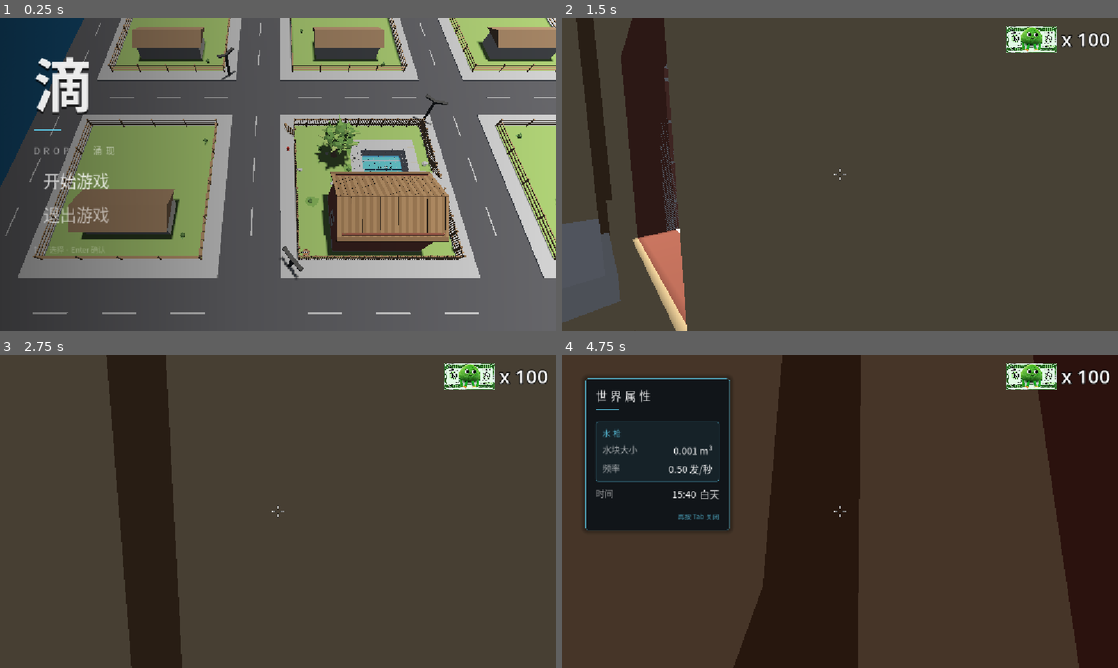
Above: before the commit, frames 1-4 (two rows, left to right).
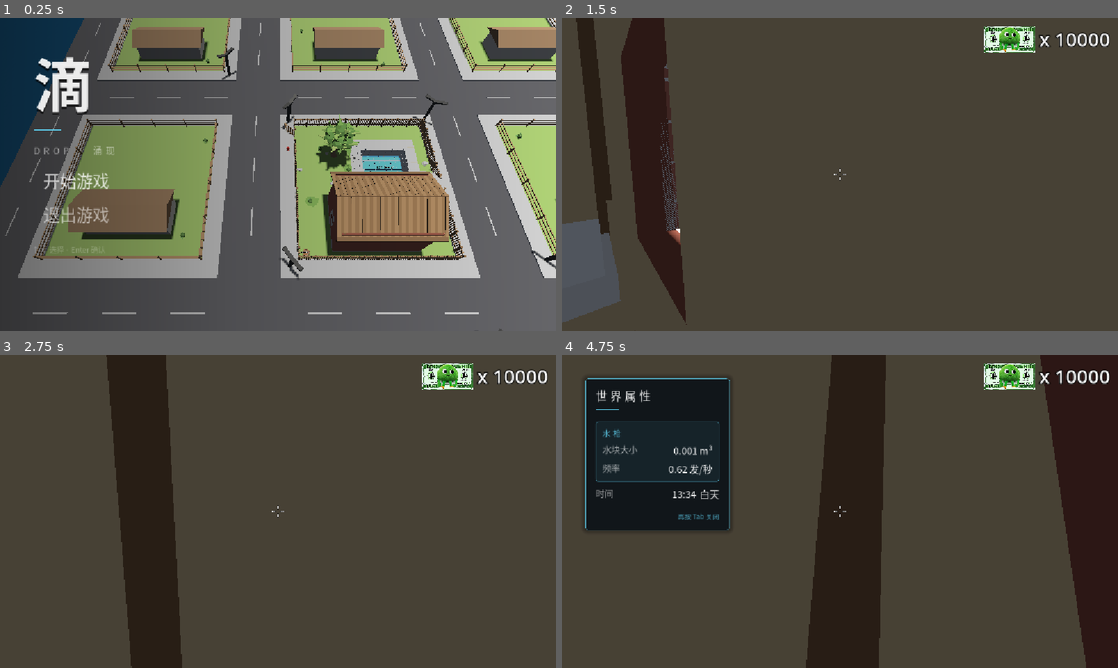
Above: after the commit, the same moments.

Repository: mife-user/drop
Game: Godot game, scene res://scenes/main.tscn
Two runs of this game, one before a commit and one after it. Both use one fixed random seed, a clock stepped at 60 frames per second and the inputs below.
Inputs (mouse positions are in pixels of both pictures, inside the frame that each line leads up to):
- Up to frame 1 (0.25 s): no input
- Up to frame 2 (1.5 s): click "开始游戏" at 0.5 s; tap Enter at 1.25 s; move the mouse to (867, 174) at 1.27 s; hold W (move_forward) from 1.28 s (still down); click (867, 174) at 1.35 s
- Up to frame 3 (2.75 s): keep holding W (move_forward); tap Space (jump) at 1.52, 2.27 s; move the mouse to (250, 511) at 2.02 s; click (250, 511) at 2.1 s
- Up to frame 4 (4.75 s): keep holding W (move_forward); move the mouse to (851, 505) at 2.77 s; tap E (interact) at 2.85 s; click (851, 505) at 3.05 s; move the mouse to (834, 517) at 3.52 s; tap Tab (stats) at 3.6 s; tap Space (jump) at 3.77, 4.52 s; click (834, 517) at 3.8 s; move the mouse to (878, 514) at 4.27 s; tap M at 4.35 s; click (878, 514) at 4.55 s

The runs differ from the first frame. In frame 1, 1.1% of the frame differs, in the area x 6-100%, y 0-100%; in frame 2, 2.9%; in frame 3, 1.2%; in frame 4, 16%, in the area x 20-95%, y 0-100%.

Commit message:
feat:更新手臂和水枪随视角搬动，调整各项数值

Diff:
--- a/scenes/main.tscn
+++ b/scenes/main.tscn
@@ -31,8 +31,8 @@
 [ext_resource type="PackedScene" path="res://scenes/交互模板/交互准星.tscn" id="28_cross"]
 [ext_resource type="PackedScene" path="res://scenes/界面/世界属性面板.tscn" id="29_stats"]
 [ext_resource type="PackedScene" path="res://scenes/道具商店.tscn" id="30_item_shop"]
-
 [ext_resource type="PackedScene" path="res://scenes/手持道具.tscn" id="31_held_item"]
+[ext_resource type="Script" uid="uid://cc4aqsnv2nusu" path="res://scripts/人物/手臂俯仰.gd" id="32_armpitch"]
 
 [sub_resource type="BoxShape3D" id="BoxShape3D_pool_exclusion"]
 size = Vector3(6.0259156, 2.4327393, 5.9381275)
@@ -124,6 +124,12 @@
 material = SubResource("StandardMaterial3D_qkpxi")
 size = Vector3(573.6849, 0.001, 472.0916)
 
+[sub_resource type="BoxShape3D" id="BoxShape3D_qkpxi"]
+size = Vector3(93.91089, 3.4888916, 0.044195313)
+
+[sub_resource type="BoxShape3D" id="BoxShape3D_5q0nq"]
+size = Vector3(0.17572021, 3.517456, 97.70972)
+
 [sub_resource type="SystemFont" id="SystemFont_zimu"]
 font_names = PackedStringArray("Microsoft YaHei UI", "Microsoft YaHei", "SimHei", "Noto Sans CJK SC", "Source Han Sans SC", "PingFang SC", "Heiti SC", "WenQuanYi Micro Hei")
 subpixel_positioning = 0
@@ -179,7 +185,25 @@
 transform = Transform3D(0.67673266, 0, -0.7362288, 0, 1, 0, 0.7362288, 0, 0.67673266, 19.052406, 0, 19.585913)
 
 [node name="路灯4" parent="场景/路灯总" unique_id=757175327 instance=ExtResource("13_trceg")]
-transform = Transform3D(-0.814888, 0, 0.5796185, 0, 1, 0, -0.5796185, 0, -0.814888, -18.86766, 0, -19.644358)
+transform = Transform3D(-0.72813994, 0, -0.68542856, 0, 1, 0, 0.68542856, 0, -0.72813994, -19.069456, 0, -9.538818)
+
+[node name="路灯5" parent="场景/路灯总" unique_id=1374492867 instance=ExtResource("13_trceg")]
+transform = Transform3D(0.77779025, -0.030615583, 0.6277778, -0.017296573, 0.99739194, 0.07007074, -0.6282858, -0.06535875, 0.7752322, 19.386812, -0.319394, -19.449081)
+
+[node name="路灯6" parent="场景/路灯总" unique_id=2084207485 instance=ExtResource("13_trceg")]
+transform = Transform3D(0.77779025, -0.030615583, 0.6277778, -0.017296573, 0.99739194, 0.07007074, -0.6282858, -0.06535875, 0.7752322, -9.827017, -1.0947589, -17.5969)
+
+[node name="路灯7" parent="场景/路灯总" unique_id=533443614 instance=ExtResource("13_trceg")]
+transform = Transform3D(0.77779025, -0.030615583, 0.6277778, -0.017296573, 0.99739194, 0.07007074, -0.6282858, -0.06535875, 0.7752322, -39.111927, 0.20463735, 40.786346)
+
+[node name="路灯8" parent="场景/路灯总" unique_id=1774609620 instance=ExtResource("13_trceg")]
+transform = Transform3D(0.7604233, -0.030615583, -0.6487055, 0.065680265, 0.99739194, 0.029919676, 0.6460978, -0.06535875, 0.760451, -38.69663, 0.014511267, -39.974174)
+
+[node name="路灯9" parent="场景/路灯总" unique_id=114252330 instance=ExtResource("13_trceg")]
+transform = Transform3D(0.77779025, -0.030615583, 0.6277778, -0.017296573, 0.99739194, 0.07007074, -0.6282858, -0.06535875, 0.7752322, -10.0624485, 0.0789749, 40.656742)
+
+[node name="路灯10" parent="场景/路灯总" unique_id=213610258 instance=ExtResource("13_trceg")]
+transform = Transform3D(0.792483, -0.030615576, -0.60912496, 0.064070776, 0.997392, 0.033226773, 0.6065192, -0.06535875, 0.79237777, 9.873, 0, 10.413)
 
 [node name="PoolExclusion" type="Area3D" parent="场景" unique_id=2033682868]
 transform = Transform3D(1, 0, 0, 0, 1, 0, 0, 0, 1, -3, 0, 2.5)
@@ -199,7 +223,7 @@
 collision_mask = 4
 monitorable = false
 script = ExtResource("12_jscy8")
-capacity = 2.8706
+capacity = 1000.0
 surface = NodePath("水面")
 shape_node = NodePath("CollisionShape3D")
 surface_kind = 1
@@ -218,6 +242,8 @@
 [node name="水量读数" parent="场景/PoolExclusion/吸水区" unique_id=1573472212 node_paths=PackedStringArray("sink") instance=ExtResource("7_og1vs")]
 transform = Transform3D(1, 0, 0, 0, 1, 0, 0, 0, 1, 0, 0.5713575, 0)
 sink = NodePath("..")
+auto_decimals = false
+decimals = 3
 
 [node name="草堆" type="Node3D" parent="场景" unique_id=1872029055]
 
@@ -286,6 +312,7 @@
 collision_mask = 4
 monitorable = false
 script = ExtResource("12_jscy8")
+capacity = 500.0
 surface = NodePath("水面")
 shape_node = NodePath("CollisionShape3D")
 top_y = 0.5
@@ -306,6 +333,8 @@
 transform = Transform3D(1, 0, 0, 0, 1, 0, 0, 0, 1, 0.03675651, 0.1777165, 0)
 pixel_size = 0.0006
 sink = NodePath("..")
+auto_decimals = false
+decimals = 3
 
 [node name="出生点" type="Marker3D" parent="场景/木碗" unique_id=785528509]
 
@@ -321,17 +350,17 @@
 [node name="水枪升级" parent="场景" unique_id=1745327698 node_paths=PackedStringArray("wallet", "gun") instance=ExtResource("27_upgrade")]
 transform = Transform3D(-4.371139e-08, 0, -1, 0, 1, 0, 1, 0, -4.371139e-08, -2.113616, 1.1768364, -7.6404314)
 wallet = NodePath("../../界面/邮币/Money2")
-gun = NodePath("../../主人公/水枪发射器")
+gun = NodePath("../../主人公/水枪/水枪发射器")
 
 [node name="水炮" parent="场景" unique_id=891097886 node_paths=PackedStringArray("wallet", "field", "gun") instance=ExtResource("17_yq6so")]
 transform = Transform3D(1, 0, 0, 0, 1, 0, 0, 0, 1, -0.60664314, 1.1199989, -7.961938)
 wallet = NodePath("../../界面/邮币/Money2")
 field = NodePath("../../水块容器")
-gun = NodePath("../../主人公/水枪发射器")
+gun = NodePath("../../主人公/水枪/水枪发射器")
 fire_interval = 2.0
 blob_size = 0.35
 capacity = 10.0
-max_turrets = 1
+max_turrets = 3
 buy_cost = 10
 buy_cost_step = 0
 buy_text = "购买炮台"
@@ -363,7 +392,9 @@
 [node name="道具商店" parent="场景" unique_id=814584015 node_paths=PackedStringArray("wallet", "gun", "inventory") instance=ExtResource("30_item_shop")]
 transform = Transform3D(1, 0, 0, 0, 1, 0, 0, 0, 1, 0.9003297, 1.1199989, -7.961938)
 wallet = NodePath("../../界面/邮币/Money2")
-gun = NodePath("../../主人公/水枪发射器")
+gun = NodePath("../../主人公/水枪/水枪发射器")
+inventory = NodePath("../../主人公/Camera3D/手持道具")
+text_inventory_full = "已有道具，请先使用（F）"
 positive_name = "正面道具"
 positive_effect_text = "正面"
 positive_price = 10
@@ -374,18 +405,47 @@
 price_format = "%d 枚"
 footer_format = "邮币 x %d"
 purchase_message_format = "已购买%s：%s"
-inventory = NodePath("../../主人公/Camera3D/手持道具")
 
 [node name="消防栓群" type="Node3D" parent="场景" unique_id=1743672743]
 
 [node name="消防栓" parent="场景/消防栓群" unique_id=186927498 node_paths=PackedStringArray("wallet", "gun") instance=ExtResource("17_fv21b")]
 transform = Transform3D(1, 0, 0, 0, 1, 0, 0, 0, 1, 9.956634, 0.14000061, 5.236519)
 wallet = NodePath("../../../界面/邮币/Money2")
-gun = NodePath("../../../主人公/水枪发射器")
+gun = NodePath("../../../主人公/水枪/水枪发射器")
 
 [node name="MeshInstance3D" type="MeshInstance3D" parent="场景" unique_id=1300612384]
 transform = Transform3D(1, 0, 0, 0, 1, 0, 0, 0, 1, 0, -1.7206507, 0)
 mesh = SubResource("BoxMesh_5q0nq")
+
+[node name="边界" type="Node3D" parent="场景" unique_id=1302696728]
+
+[node name="StaticBody3D" type="StaticBody3D" parent="场景/边界" unique_id=529162182]
+transform = Transform3D(1, 0, 0, 0, 1, 0, 0, 0, 1, 0.13584971, 0, 48.507076)
+
+[node name="CollisionShape3D" type="CollisionShape3D" parent="场景/边界/StaticBody3D" unique_id=119467170]
+transform = Transform3D(1, 0, 0, 0, 1, 0, 0, 0, 1, -0.20812964, 1.2444458, -0.026374817)
+shape = SubResource("BoxShape3D_qkpxi")
+
+[node name="StaticBody3D2" type="StaticBody3D" parent="场景/边界" unique_id=33608629]
+transform = Transform3D(1, 0, 0, 0, 1, 0, 0, 0, 1, 0.13584971, 0, -48.435337)
+
+[node name="CollisionShape3D" type="CollisionShape3D" parent="场景/边界/StaticBody3D2" unique_id=1374780863]
+transform = Transform3D(1, 0, 0, 0, 1, 0, 0, 0, 1, -0.20812964, 1.2444458, -0.026374817)
+shape = SubResource("BoxShape3D_qkpxi")
+
+[node name="StaticBody3D3" type="StaticBody3D" parent="场景/边界" unique_id=1884724562]
+transform = Transform3D(1, 0, 0, 0, 1, 0, 0, 0, 1, 46.961044, 0, 0)
+
+[node name="CollisionShape3D" type="CollisionShape3D" parent="场景/边界/StaticBody3D3" unique_id=1791674954]
+transform = Transform3D(1, 0, 0, 0, 1, 0, 0, 0, 1, -0.03131485, 1.258728, -0.3292234)
+shape = SubResource("BoxShape3D_5q0nq")
+
+[node name="StaticBody3D4" type="StaticBody3D" parent="场景/边界" unique_id=180075300]
+transform = Transform3D(1, 0, 0, 0, 1, 0, 0, 0, 1, -46.990208, 0, 0)
+
+[node name="CollisionShape3D" type="CollisionShape3D" parent="场景/边界/StaticBody3D4" unique_id=1801896087]
+transform = Transform3D(1, 0, 0, 0, 1, 0, 0, 0, 1, -0.03131485, 1.258728, -0.3292234)
+shape = SubResource("BoxShape3D_5q0nq")
 
 [node name="奶神" type="Node3D" parent="." unique_id=1045838224 node_paths=PackedStringArray("camera", "pool_exclusion", "gate_sink", "spawn_marker")]
 script = ExtResource("9_encounter")
@@ -421,7 +481,7 @@
 transform = Transform3D(1, 0, 0, 0, 1, 0, 0, 0, 1, -60.026043, 0, 0)
 shadow_enabled = true
 script = ExtResource("4_jyhfs")
-angular_speed = 11.6129
+angular_speed = 5.0
 
 [node name="主人公" type="CharacterBody3D" parent="." unique_id=1733731217 node_paths=PackedStringArray("camera")]
 transform = Transform3D(1, 0, 0, 0, 1, 0, 0, 0, 1, -3.9597292, 0.28364658, -7.120233)
@@ -441,21 +501,31 @@
 transform = Transform3D(-0.99968183, -0.0030323046, 0.025040597, 0, 0.99274766, 0.1202173, -0.025223527, 0.12017906, -0.99243176, -0.01376915, 1.5170367, 0.25607967)
 current = true
 
-[node name="手持道具" parent="主人公/Camera3D" node_paths=PackedStringArray("gun", "gun_model", "player") instance=ExtResource("31_held_item")]
-gun = NodePath("../../水枪发射器")
-gun_model = NodePath("../../人物/水枪")
+[node name="手持道具" parent="主人公/Camera3D" unique_id=1460842503 node_paths=PackedStringArray("gun", "gun_model", "player") instance=ExtResource("31_held_item")]
+transform = Transform3D(1, 0, 0, 0, 1, 0, 0, 0, 1, 0.26, -0.22, -0.55)
+gun = NodePath("../../水枪/水枪发射器")
+gun_model = NodePath("../../水枪")
 player = NodePath("../..")
 
-[node name="水枪发射器" type="Node3D" parent="主人公" unique_id=324127771 node_paths=PackedStringArray("field", "muzzle", "camera", "readout")]
+[node name="人物" parent="主人公" unique_id=2068944398 instance=ExtResource("22_2wyq8")]
+
+[node name="水枪" parent="主人公" unique_id=1937551107 instance=ExtResource("7_tipki")]
+transform = Transform3D(0.13618115, 0.06970905, 0.9882284, 0.455657, -0.89015526, 0, 0.87967676, 0.45029315, -0.1529858, -0.25980377, 0.71408236, 0.6062856)
+
+[node name="Muzzle" type="Marker3D" parent="主人公/水枪" unique_id=1686800199]
+transform = Transform3D(1, 0, 0, 0, 1, 0, 0, 0, 1, 0.281, 0.06, 0)
+
+[node name="水枪发射器" type="Node3D" parent="主人公/水枪" unique_id=324127771 node_paths=PackedStringArray("field", "muzzle", "camera", "readout")]
+transform = Transform3D(0.13618116, 0.45565712, 0.879677, 0.06970907, -0.8901556, 0.45029333, 0.98822844, -7.450583e-09, -0.15298584, -0.8233323, 0.38074875, 0.3494985)
 script = ExtResource("14_gun")
-field = NodePath("../../水块容器")
-muzzle = NodePath("../人物/水枪/Muzzle")
-camera = NodePath("../Camera3D")
-fire_interval = 2.0
+field = NodePath("../../../水块容器")
+muzzle = NodePath("../Muzzle")
+camera = NodePath("../../Camera3D")
+fire_interval = 1.6
 blob_size = 0.1
 readout = NodePath("读数")
 
-[node name="读数" type="Label3D" parent="主人公/水枪发射器" unique_id=1634565393]
+[node name="读数" type="Label3D" parent="主人公/水枪/水枪发射器" unique_id=1634565393]
 transform = Transform3D(1, 0, 0, 0, 1, 0, 0, 0, 1, -0.24282432, 0.92070186, 0.72227967)
 pixel_size = 0.0006
 billboard = 1
@@ -463,13 +533,11 @@
 text = "0.000 / 1.000 m³"
 font_size = 64
 
-[node name="人物" parent="主人公" unique_id=2068944398 instance=ExtResource("22_2wyq8")]
-
-[node name="水枪" parent="主人公/人物" unique_id=1937551107 instance=ExtResource("7_tipki")]
-transform = Transform3D(0.12222744, -0.011219006, -0.99243873, 0.2300314, 0.97302884, 0.017330775, 0.96547717, -0.23041037, 0.12151155, -0.26614034, 0.84343183, 0.56535447)
-
-[node name="Muzzle" type="Marker3D" parent="主人公/人物/水枪" unique_id=1686800199]
-transform = Transform3D(1, 0, 0, 0, 1, 0, 0, 0, 1, 0.281, 0.06, 0)
+[node name="手臂俯仰" type="Node" parent="主人公" unique_id=158151839 node_paths=PackedStringArray("skeleton", "held_item", "camera")]
+script = ExtResource("32_armpitch")
+skeleton = NodePath("../人物/骨架/Skeleton3D")
+held_item = NodePath("../水枪")
+camera = NodePath("../Camera3D")
 
 [node name="WorldEnvironment" type="WorldEnvironment" parent="." unique_id=1024865155 node_paths=PackedStringArray("sun")]
 environment = SubResource("Environment_0wfyh")
@@ -486,10 +554,12 @@
 
 [node name="世界属性面板" parent="界面" unique_id=375762676 node_paths=PackedStringArray("gun", "sun") instance=ExtResource("29_stats")]
 layout_mode = 3
-gun = NodePath("../../主人公/水枪发射器")
+gun = NodePath("../../主人公/水枪/水枪发射器")
 sun = NodePath("../../DirectionalLight3D")
 
 [node name="开始界面" parent="." unique_id=1160799467 node_paths=PackedStringArray("player", "player_camera", "hud") instance=ExtResource("26_menu")]
 player = NodePath("../主人公")
 player_camera = NodePath("../主人公/Camera3D")
 hud = NodePath("../界面")
+
+[editable path="主人公/人物"]
--- a/scenes/money.tscn
+++ b/scenes/money.tscn
@@ -35,8 +35,9 @@
 text = "x 0"
 vertical_alignment = 1
 script = ExtResource("1_money")
-starting_money = 100
+starting_money = 10000
 
-[node name="水量换币" type="Node" parent="." node_paths=PackedStringArray("wallet")]
+[node name="水量换币" type="Node" parent="." unique_id=1043750658 node_paths=PackedStringArray("wallet")]
 script = ExtResource("3_reward")
 wallet = NodePath("../Money2")
+water_per_coin = 0.1
--- /dev/null
+++ b/scripts/人物/手臂俯仰.gd
@@ -0,0 +1,141 @@
+extends Node
+
+## 手臂跟随视角：摄像机抬头 / 低头时，让一根骨骼（默认前臂「骨骼.009」）跟着上下摆，
+## 并让水枪跟着手骨骼走 —— 否则手臂一动，枪就留在原地从手心里滑开。
+##
+## **这是纯表现，一点玩法都不影响**：水的出膛方向和落点仍然由 水枪.gd 按准星现算，
+## 所以这里的比例、限位哪怕调歪了，也只是"看起来不对"，打水照样准。
+##
+## 机制是「开机记三样基准，之后每帧只往上叠增量、从不写绝对值」：
+## 1. **骨骼当前姿态** —— 就是你在编辑器里摆好、存进 人物.tscn 的 bones/N/rotation 的那个旋转。
+##    所以初始状态和你手调的一模一样，不会一开跑就被代码掰直。
+## 2. **基准俯仰** —— 开机那一刻摄像机的俯仰角。手臂的零点 = 开机视角：
+##    主场景摄像机开局就低着约 7°，拿"水平 0°"当零点会一开局手臂就偏。
+## 3. **水枪相对手骨骼的变换** —— 开机时枪在哪儿，以后就一直在手里的那个位置，
+##    你在编辑器里摆好的枪位一个像素都不用重调。
+##
+## 为什么不能"绕骨骼自己的 X 轴转"：骨骼的 XYZ 和人物的左右轴通常不重合
+## （「骨骼.009」的静止朝向本身就扭着，编辑器里摆的姿态更是离静止姿态很远），
+## 隔着姿态去转骨骼自己的轴，手臂会甩到奇怪的方向。所以开机时先用骨骼的**静止朝向**
+## 把「摄像机上下转的那根轴」反解到骨骼局部空间里存下来，之后只绕那一根轴转。
+
+
+## 骨架（挂 Skeleton3D 的那个节点）。留空时自动在本节点的父节点下面找第一个。
+@export var skeleton: Skeleton3D
+## 要摆的骨骼名，直接填 Skeleton3D 里看到的那个名字。
+## 「人物.fbx」里端着水枪那只手（−X 侧）是：骨骼.008 上臂 / 骨骼.009 前臂 / 骨骼.009_end 手。
+## **骨骼.008 和 骨骼.009 是两根不同的骨头**，改这里之前先在编辑器里对着骨列表看清名字。
+@export var arm_bone_name: StringName = &"骨骼.009"
+## 手持物跟着哪根骨骼走。默认 骨骼.009_end（手）；手部网格其实是刚性绑在 骨骼.009 上的，
+## 所以这一根换成 骨骼.009 效果一样。
+@export var hand_bone_name: StringName = &"骨骼.009_end"
+## 手持物（水枪）。留空 = 不让它跟手，只摆手臂（手就会从枪把上滑开，只在你不在乎时才这么用）。
+@export var held_item: Node3D
+## 摄像机，手臂读它的 rotation.x 当俯仰角。留空时自动取当前视口的摄像机。
+@export var camera: Camera3D
+## 手臂摆多少：1.0 = 和视角一比一，0.5 = 只摆一半。
+## **实测发现抬头时手臂反而往下走，就把这里填成负数** —— 改一个数就行，不用动代码。
+@export_range(-2.0, 2.0, 0.05) var pitch_ratio: float = 0.5
+## 最大摆角（度）：无论视角抬多高，手臂最多偏离基准这么多，防止抬头到 89° 时手臂翻过头。
+@export_range(0.0, 89.0, 1.0) var max_angle_degrees: float = 40.0
+## 平滑速度（度/秒）：0 = 完全不平滑，手臂和视角严格同步；
+## 填几百就是手臂跟得慢一点、显得更"重"。
+@export_range(0.0, 3000.0, 10.0) var smoothing: float = 0.0
+
+var _arm_index: int = -1                             # 要摆的骨骼索引，-1 = 没找到
+var _hand_index: int = -1                            # 手骨骼索引，-1 = 不跟手
+var _base_pose: Quaternion = Quaternion.IDENTITY     # 基准姿态：编辑器里摆的那个旋转
+var _swing_axis: Vector3 = Vector3.RIGHT             # 摄像机的俯仰轴，已换算到骨骼局部空间
+var _base_pitch: float = 0.0                         # 基准俯仰（开机视角），弧度
+var _item_offset: Transform3D = Transform3D.IDENTITY # 水枪相对手骨骼的变换
+var _angle: float = 0.0                              # 当前实际摆角（度），平滑用
+
+
+## 开机只做一件事：把三样基准记下来。之后每帧都只是"基准 + 增量"。
+## 放在 _ready 里是安全的：摄像机、骨架、水枪在同一帧里都已经就位，
+## 而且开始界面只切 current、不会转摄像机，所以这里读到的俯仰就是开局视角。
+func _ready() -> void:
+	if not is_instance_valid(skeleton):
+		skeleton = _find_skeleton()
+	if not is_instance_valid(skeleton):
+		push_warning("手臂俯仰：场景里没找到 Skeleton3D，本节点不工作")
+		return
+	if not is_instance_valid(camera):
+		camera = get_viewport().get_camera_3d()
+	_arm_index = skeleton.find_bone(String(arm_bone_name))
+	if _arm_index < 0:
+		push_warning("手臂俯仰：骨架里没有叫「%s」的骨骼，本节点不工作" % arm_bone_name)
+		return
+	# 基准一：骨骼当前姿态（编辑器里摆好、存进 人物.tscn 的那个旋转）
+	_base_pose = skeleton.get_bone_pose_rotation(_arm_index)
+	# 摆动的转轴：把「摄像机上下转的那根轴」换算到骨骼自己的局部空间。
+	# 用骨骼**没被本脚本动过时**的朝向做换算，所以编辑器里怎么摆都算得对。
+	if is_instance_valid(camera):
+		# 这里只要方向，所以**先剥掉缩放再乘**：骨架节点上带着 FBX 的单位缩放（约 ×100），
+		# 直接用 inverse() 会把单位向量缩成 0.01 长，Quaternion(axis, angle) 会当场报
+		# "The axis ... must be normalized" 并拒绝执行。
+		var neutral: Basis = _bone_neutral_basis(_arm_index).orthonormalized()
+		var axis_world: Vector3 = camera.global_transform.basis.x.normalized()
+		_swing_axis = (neutral.inverse() * axis_world).normalized()
+		# 基准二：开机视角
+		_base_pitch = camera.rotation.x
+	# 基准三：水枪相对手骨骼的变换（在编辑器里摆的枪位会被原样记下来）
+	_hand_index = skeleton.find_bone(String(hand_bone_name))
+	if is_instance_valid(held_item) and _hand_index >= 0:
+		_item_offset = _hand_world().affine_inverse() * held_item.global_transform
+
+
+## 每帧两件事：把骨骼摆到「基准 + 增量」，再把水枪摆回手上。
+## 用 _process 不用 _physics_process：这是纯视觉，跟渲染帧走最顺。
+func _process(delta: float) -> void:
+	if _arm_index < 0:
+		return
+	var target: float = _target_angle()
+	if smoothing > 0.0:
+		_angle = move_toward(_angle, target, smoothing * delta)
+	else:
+		_angle = target
+	# **左乘**增量 = 在父骨骼的坐标系里施加，等价于绕这根骨骼的根部（关节）转 ——
+	# 整条手臂连着肘、手、枪一起摆，而不是把骨骼本身拧一下。
+	# 姿态永远是「增量 × 基准」，不写绝对值，编辑器里摆的那个旋转一个字都不会丢。
+	skeleton.set_bone_pose_rotation(_arm_index, Quaternion(_swing_axis, deg_to_rad(_angle)) * _base_pose)
+	if is_instance_valid(held_item) and _hand_index >= 0:
+		held_item.global_transform = _hand_world() * _item_offset
+
+
+## 目标摆角（度）：视角相对开机时偏了多少 → 乘比例 → 卡上限。
+## player.gd 里维护的是「抬头 = camera.rotation.x 变大」，所以这里直接用差值。
+## 摄像机为了对上人物正面转了 180°，但它的 rotation.x 只表示俯仰、不含偏航，person 转身也不影响。
+func _target_angle() -> float:
+	if not is_instance_valid(camera):
+		return 0.0
+	var pitch_delta: float = rad_to_deg(camera.rotation.x - _base_pitch)
+	return clampf(pitch_delta * pitch_ratio, -max_angle_degrees, max_angle_degrees)
+
+
+## 这根骨骼「没被本脚本动过」时在世界里的朝向：
+## 骨架自己的朝向 × 父骨骼的**当前姿态** × 本骨骼的静止姿态。
+## 父骨骼用当前姿态而不是静止姿态，是因为编辑器里可能把上臂也摆过。
+func _bone_neutral_basis(idx: int) -> Basis:
+	var parent_basis: Basis = Basis()
+	var parent: int = skeleton.get_bone_parent(idx)
+	if parent >= 0:
+		parent_basis = skeleton.get_bone_global_pose(parent).basis
+	return skeleton.global_transform.basis * parent_basis * skeleton.get_bone_rest(idx).basis
+
+
+## 手骨骼在世界里的变换 —— 水枪摆到这儿，再叠开机时记下的那个偏移。
+func _hand_world() -> Transform3D:
+	return skeleton.global_transform * skeleton.get_bone_global_pose(_hand_index)
+
+
+## 没在检查器里指定骨架时，顺着父节点往下找第一个 Skeleton3D。
+## owned 传 false，这样连实例（FBX / 人物.tscn）内部的节点也找得到。
+func _find_skeleton() -> Skeleton3D:
+	var host: Node = get_parent()
+	if host == null:
+		return null
+	var found: Array[Node] = host.find_children("*", "Skeleton3D", true, false)
+	if found.is_empty():
+		return null
+	return found[0] as Skeleton3D
--- a/scripts/水/pool_ladder_exit.gd
+++ b/scripts/水/pool_ladder_exit.gd
@@ -80,21 +80,24 @@
 	var phase: float = TAU * float(steps) * time
 	# 曲线导数始终大于零：提腿时慢一点，发力时快一点，没有电梯式倒退。
 	var pull: float = time - clampf(pull_strength, 0.0, 0.7) * sin(phase) / (TAU * float(steps))
-	var position: Vector3 = start.lerp(end, pull)
-	position += side * sin(phase * 0.5) * sin(PI * time) * clampf(body_sway, 0.0, 0.03)
-	_move_player(position)
+	var target: Vector3 = start.lerp(end, pull)
+	target += side * sin(phase * 0.5) * sin(PI * time) * clampf(body_sway, 0.0, 0.03)
+	_move_player(target)
 
 
 func _step_over(progress: float, start: Vector3, end: Vector3) -> void:
 	var time: float = smoothstep(0.0, 1.0, progress)
-	var position: Vector3 = start.lerp(end, time)
-	position.y += sin(PI * time) * maxf(step_lift, 0.0)
-	_move_player(position)
+	var target: Vector3 = start.lerp(end, time)
+	target.y += sin(PI * time) * maxf(step_lift, 0.0)
+	_move_player(target)
 
 
-func _move_player(position: Vector3) -> void:
+## 把角色直接挪到某个位置。
+## 参数**不能叫 position** —— 那是 Node3D 自带的属性，重名会让 Godot 刷
+## SHADOWED_VARIABLE_BASE_CLASS 警告（同名的局部变量也一样）。
+func _move_player(target: Vector3) -> void:
 	if is_instance_valid(player):
-		player.global_position = position
+		player.global_position = target
 
 
 func _finish_climb() -> void:
--- a/scripts/水枪/吸水区.gd
+++ b/scripts/水枪/吸水区.gd
@@ -37,7 +37,7 @@
 ## 这是**绝对容积**，不跟着水枪走 —— 水枪升级（射出的水更大）后，
 ## 每发灌进来的水量真的变多，填满同样的容量需要的发数会自动变少。
 ## 吸满之后继续吸水：水团照样消失，只是水面不再上涨。
-@export_range(0.0001, 100.0, 0.0001) var capacity: float = 0.025
+@export_range(0.0001, 1000.0, 0.0001) var capacity: float = 0.025
 ## 表现水面的网格；水量为 0 时自动隐藏，第一次接到水才出现。
 @export var surface: MeshInstance3D
 ## 决定水面大小和升降范围的碰撞盒；留空时自动取本节点下第一个 CollisionShape3D。
--- a/scripts/水枪/水块.gd
+++ b/scripts/水枪/水块.gd
@@ -161,8 +161,9 @@
 
 
 ## 由「水块容器」调用：直接出现在指定位置并当场落地（合并生成时用，不经过飞行）。
-func settle_at(position: Vector3) -> void:
-	global_position = position
+## 参数不能叫 position —— 那是 Node3D 自带的属性，重名会让 Godot 刷 SHADOWED_VARIABLE_BASE_CLASS。
+func settle_at(target: Vector3) -> void:
+	global_position = target
 	_visual_boost = spawn_growth
 	_settle()
 
--- a/scripts/水枪/水块容器.gd
+++ b/scripts/水枪/水块容器.gd
@@ -64,11 +64,12 @@
 
 
 ## 直接在某处生成一团已经落地的水（两团水合并时用）。
-func spawn_landed(position: Vector3, size: float) -> WaterBlob:
+## 参数不能叫 position —— 那是 Node3D 自带的属性，重名会让 Godot 刷 SHADOWED_VARIABLE_BASE_CLASS。
+func spawn_landed(target: Vector3, size: float) -> WaterBlob:
 	var blob: WaterBlob = _make(size)
 	if blob == null:
 		return null
-	blob.settle_at(position)
+	blob.settle_at(target)
 	return blob
 
 
Not shown: 1 places in scenes/money.tscn that only renumber resources
Not shown, added: scripts/人物/手臂俯仰.gd.uid
